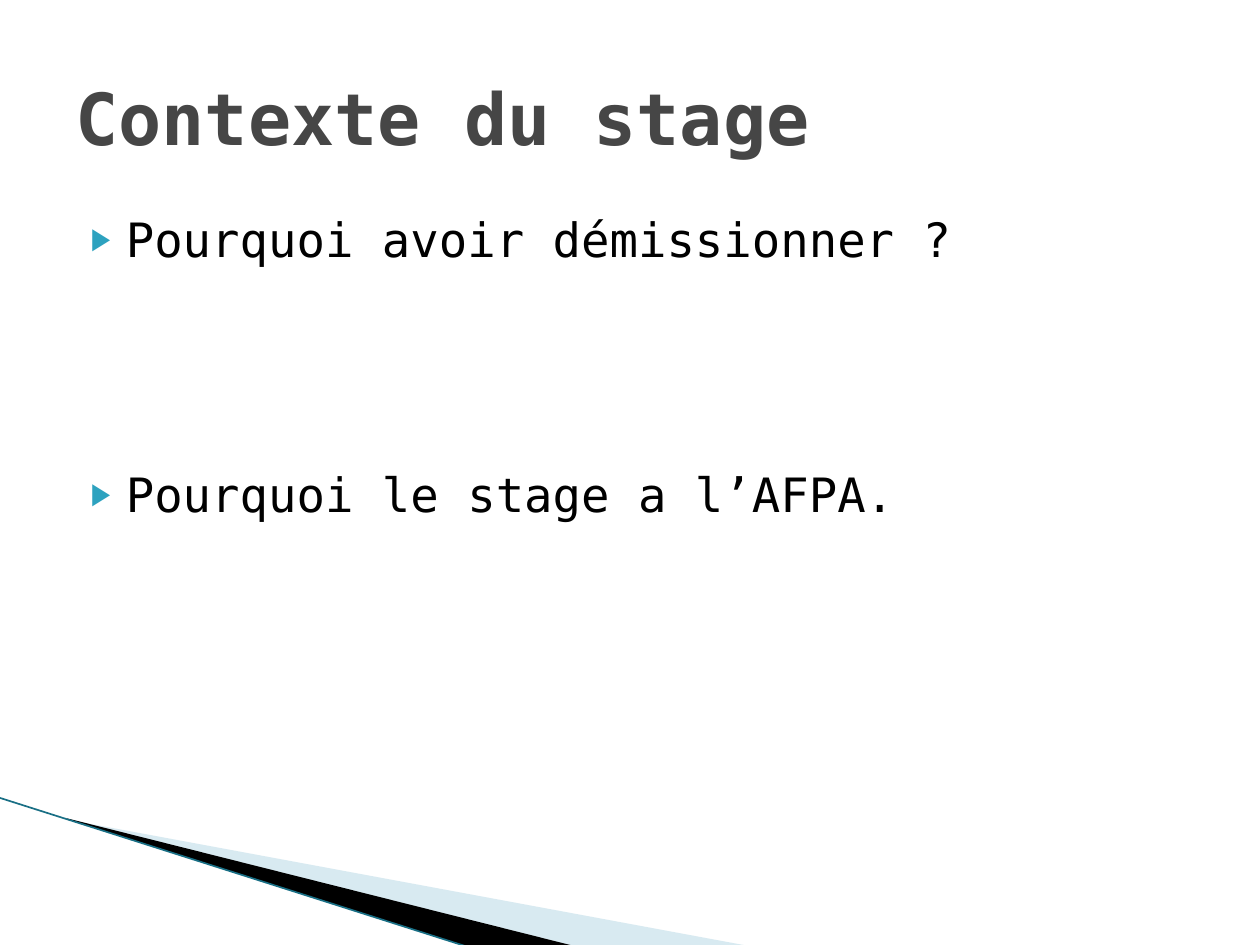
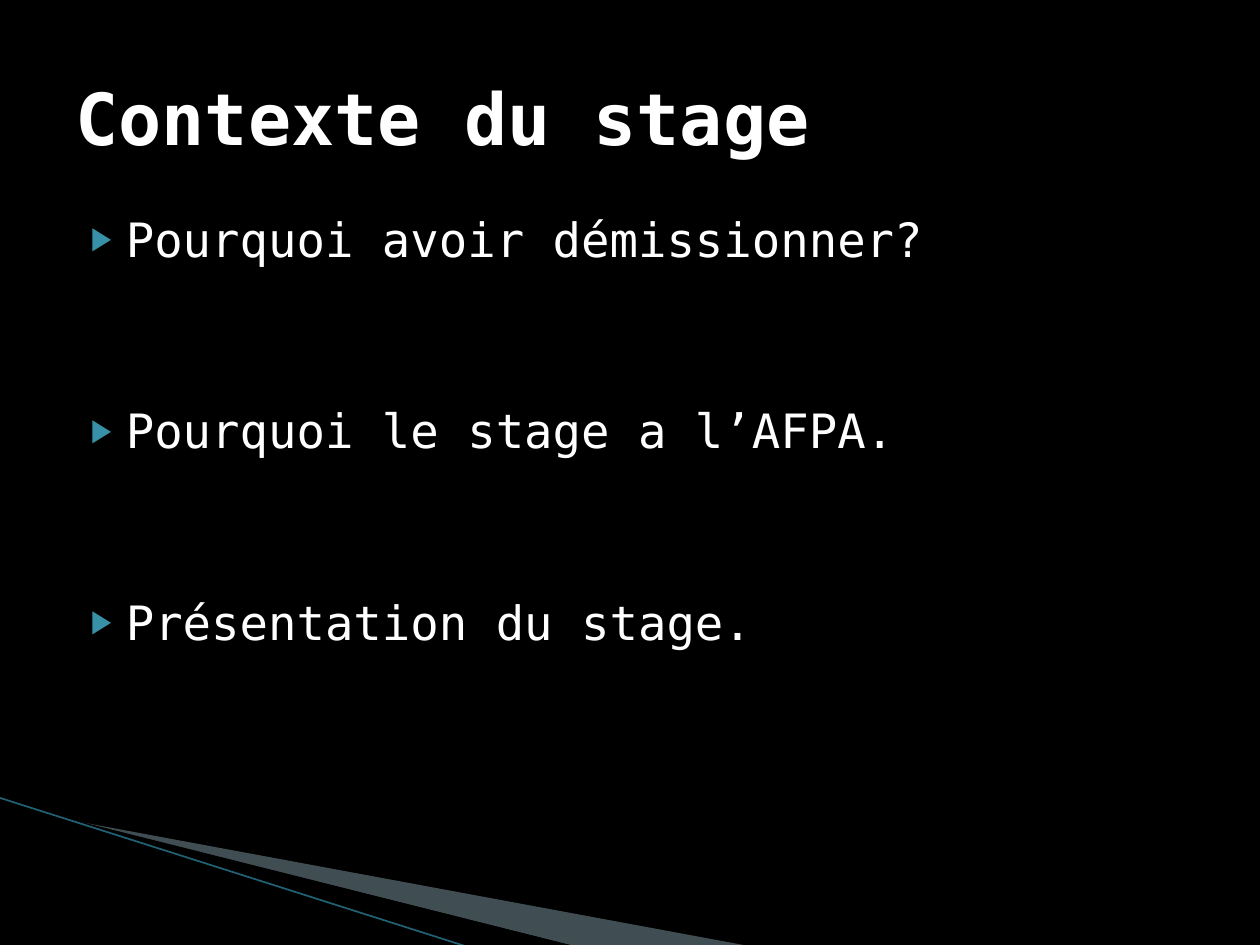
Before and after one commit to AurelienHarle/SuiviStagiaire, a slide deck: slide 3 of doc/Rapport de stage/Presentation suivi de stagiaire.pptx. Drawn at 1260x945 pixels with LibreOffice and Linux fonts; fonts in the diff are those of the drawing; background and template pictures are left out. Boxes give left, top, right and bottom in pixels: in the first picture for what was removed or moved away, otherwise in the second. Text is boxed around its words. In the diff, an @@ line names an element or a change of style, - is before the commit and + after.

Commit message:
[Update] Documentation rapport  de stage.

```diff
--- a/doc/Rapport de stage/Presentation suivi de stagiaire.pptx
+++ b/doc/Rapport de stage/Presentation suivi de stagiaire.pptx
@@ background #FFFFFF to picture (left out) @@
@@ title "Contexte du stage" at bbox=[75, 90, 810, 160]: text colour #464646 to #FFFFFF @@
@@ text at bbox=[126, 219, 923, 267]: text changed; text colour #000000 to #FFFFFF @@
-▶ Pourquoi avoir démissionner ?
+▶ Pourquoi avoir démissionner?
@@ text at bbox=[126, 411, 894, 458]: text colour #000000 to #FFFFFF in "Pourquoi le stage a l’AFPA."; bullet colour #2DA2BF to #3891A7 @@
@@ text at bbox=[126, 602, 752, 650]: paragraph added @@
+▶ Présentation du stage.
@@ freeform shape at bbox=[98, 689, 622, 888]: fill #A0CBDC at 40% opacity to #A3C2CE at 40% opacity @@
@@ line (0, 798) - (467, 945): stroke #97C5D8 0.95 pt to #9ABCC9 0.95 pt @@
```
Also in this commit, not shown: 4 other slides changed, 12 slides added, 3 slides removed, 21 other files.
